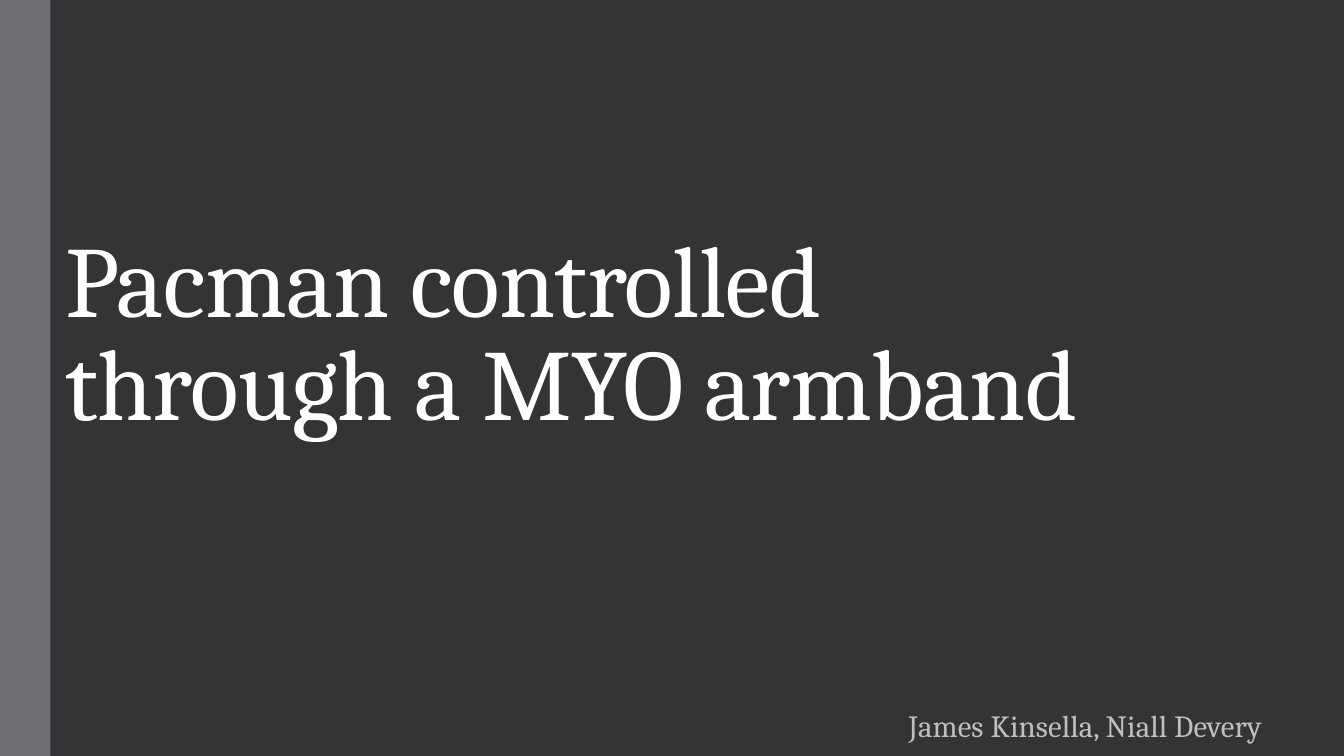
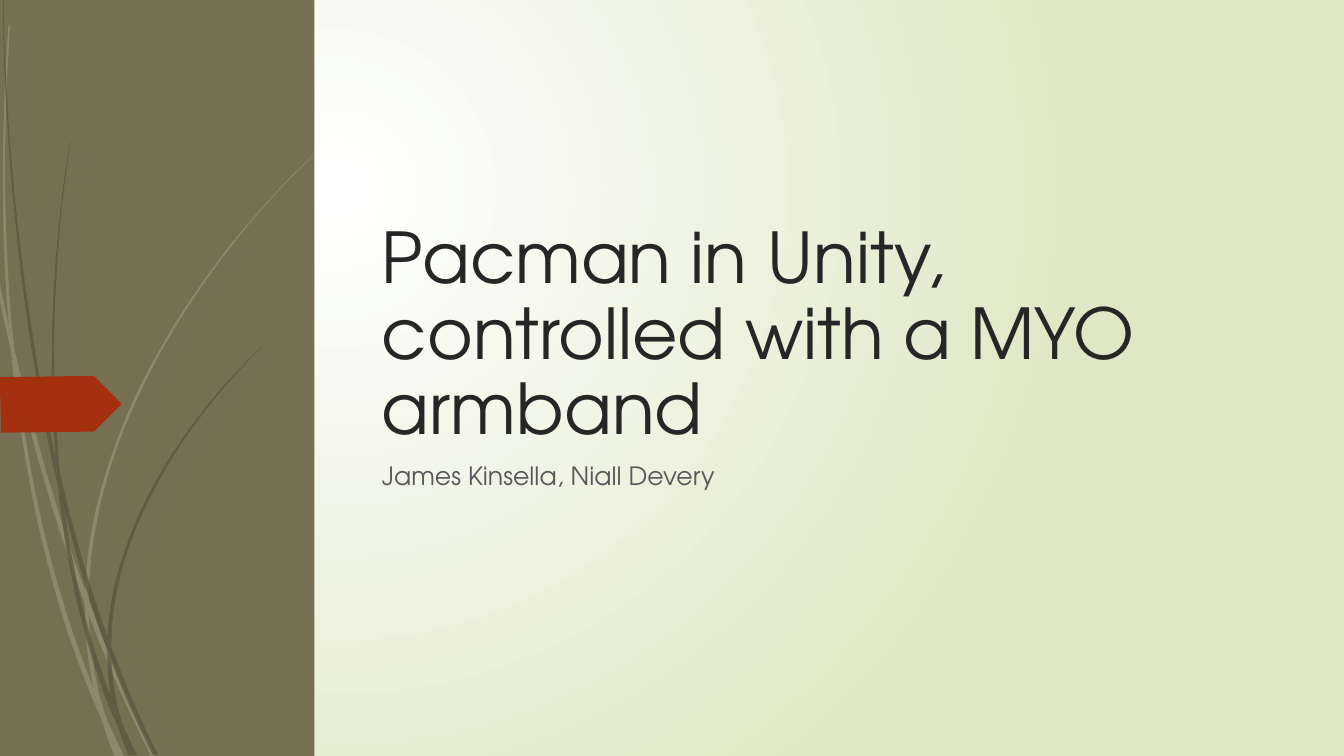
Before and after one commit to JKinsella1991/GestureBasedURI, a slide deck: slide 1 of GesturePresentation.pptx. Drawn at 1344x756 pixels with LibreOffice and Linux fonts; fonts in the diff are those of the drawing. Boxes give left, top, right and bottom in pixels: in the first picture for what was removed or moved away, otherwise in the second. Text is boxed around its words. In the diff, an @@ line names an element or a change of style, - is before the commit and + after.

```diff
--- a/GesturePresentation.pptx
+++ b/GesturePresentation.pptx
@@ background #353537 to gradient #FFFFFF to #DFE8C4 @@
@@ rectangle: place and size @@
-rectangle at <box>0,0,50,756</box>
+rectangle at <box>0,0,20,756</box>
@@ rectangle at <box>0,0,20,756</box>: fill #6F6F74 to #766F54 @@
@@ rectangle added at <box>0,0,1344,756</box>, fill gradient #FFFFFF to #DFE8C4 @@
@@ rectangle added at <box>0,0,315,756</box>, fill #766F54 @@
@@ title at <box>382,231,1134,435</box>: text changed; size 72 to 50 pt; font Cambria to TeX Gyre Adventor; text colour #FFFFFF to #262626 @@
-Pacman controlled through a MYO armband
+Pacman in Unity, controlled with a MYO armband
@@ freeform shape added at <box>0,376,121,433</box>, fill #A53010 @@
@@ freeform shape added at <box>0,477,193,563</box>, fill #A53010 @@
@@ subtitle "James Kinsella, Niall Devery": place and size @@
-subtitle "James Kinsella, Niall Devery" at <box>909,715,1262,744</box>
+subtitle "James Kinsella, Niall Devery" at <box>382,466,715,490</box>
@@ subtitle "James Kinsella, Niall Devery" at <box>382,466,715,490</box>: size 22 to 18 pt, font Cambria to TeX Gyre Adventor, text colour #BFBFBF to #595959, letter spacing 0.1 to 0 pt; line spacing 0.95 to 1; less space between paragraphs @@
@@ group added at <box>0,154,315,756</box>: 6 freeform shapes @@
@@ group added at <box>0,25,315,756</box>: 12 freeform shapes @@
@@ group added at <box>3,0,158,756</box>: 5 freeform shapes @@
@@ group added at <box>3,0,262,756</box>: 12 freeform shapes @@
```
Also in this commit, not shown: 3 other slides changed, 2 slides added, 2 slides removed, 3 other files.
